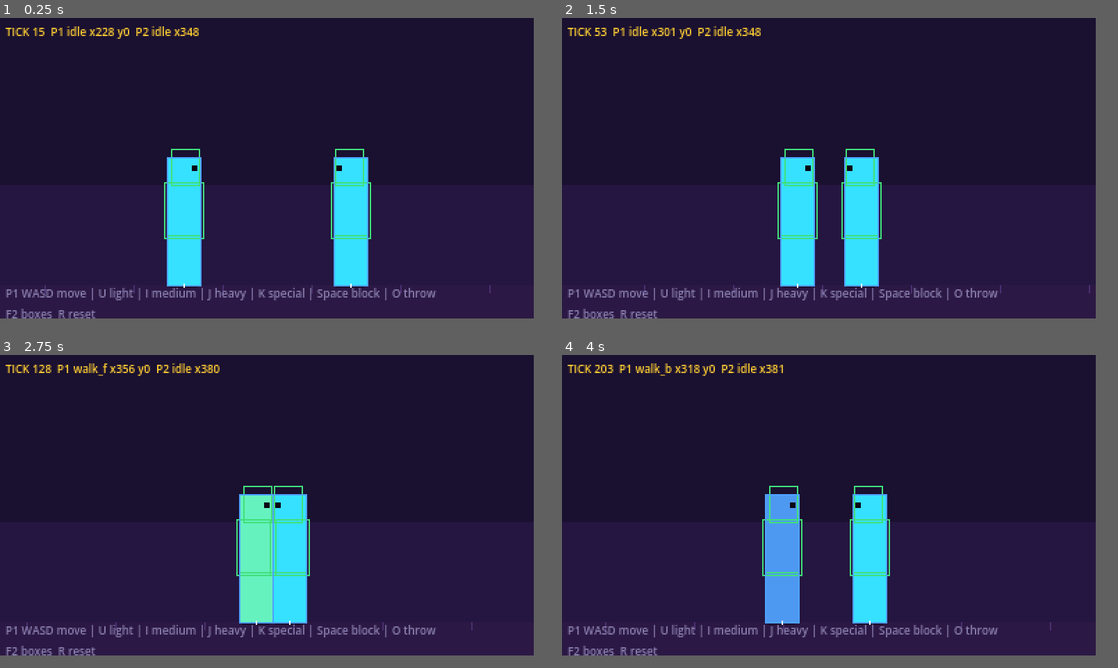
Above: before the commit, frames 1-4 (two rows, left to right).
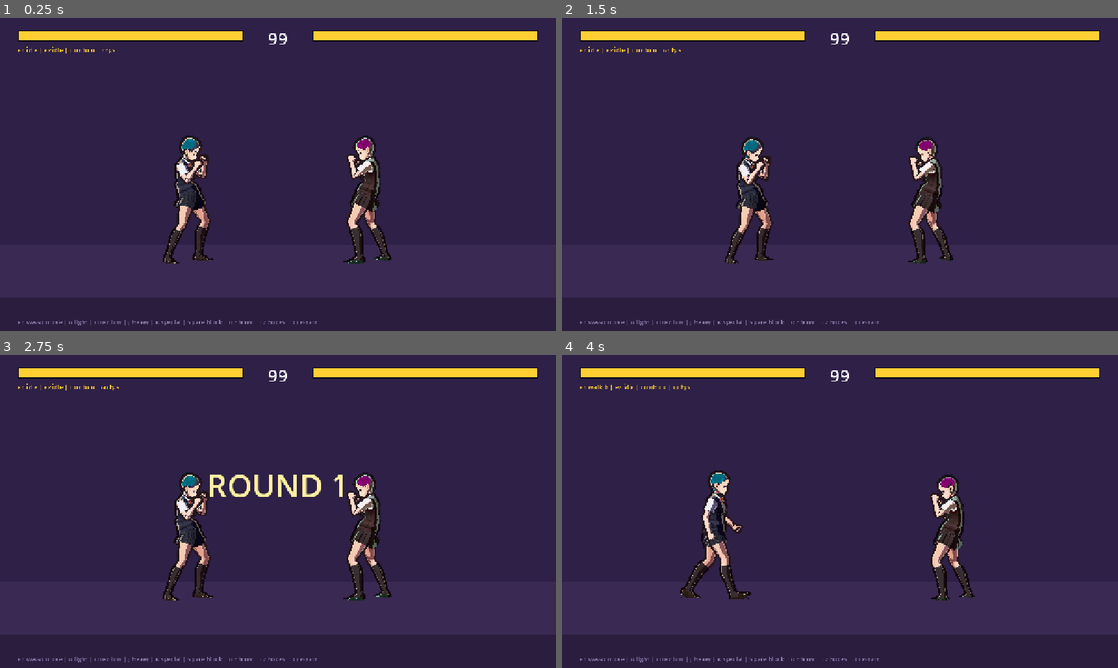
Above: after the commit, the same moments.

Repository: iice257/pixel-brawlers-v2
Game: Godot game, scene res://a0/a0_fight.tscn
Two runs of this game, one before a commit and one after it. Both use one fixed random seed, a clock stepped at 60 frames per second and the inputs below. Before the commit the project starts from res://ui/fight.tscn.
Inputs (mouse positions are in pixels of both pictures, inside the frame that each line leads up to):
- Up to frame 1 (0.25 s): no input
- Up to frame 2 (1.5 s): tap Enter at 0.5 s; move the mouse to (945, 152) at 0.52 s; hold D 0.53-1.25 s; tap R at 0.6 s; click (945, 152) at 0.67 s; tap Space at 0.77 s; drag from (723, 183) to (801, 227) at 1.27 s
- Up to frame 3 (2.75 s): move the mouse to (322, 439) at 2.02 s; hold D from 2.03 s (still down); tap Alt at 2.1 s
- Up to frame 4 (4 s): release D at 2.75 s; drag from (801, 564) to (667, 461) at 2.77 s; move the mouse to (990, 549) at 3.52 s; hold A from 3.53 s (still down); tap V at 3.6 s; tap Space at 3.77 s
In our replay, the window is 768x432 before the commit and 800x450 after it. These sizes can differ from the game's own. Grey fills any space a smaller window leaves; there, only what the larger window draws over its background counts as a difference.

The runs differ from the first frame. In frame 1, 11% of the frame differs, in the area x 1-97%, y 2-99%; in frame 2, 13%; in frame 3, 13%; in frame 4, 13%.

Commit message:
A0: main scene is the 3D fight scene, 1280x720 canvas_items, trim importer addons and sources from the web export

Diff:
--- a/project.godot
+++ b/project.godot
@@ -5,7 +5,7 @@
 
 config/name="Pixel Brawlers"
 config/description="2D pixel fighting game (v2, Godot 4)."
-run/main_scene="res://ui/fight.tscn"
+run/main_scene="res://a0/a0_fight.tscn"
 config/features=PackedStringArray("4.7", "GL Compatibility")
 
 [autoload]
@@ -14,12 +14,10 @@
 
 [display]
 
-window/size/viewport_width=384
-window/size/viewport_height=216
-window/size/window_width_override=1152
-window/size/window_height_override=648
-window/stretch/mode="viewport"
-window/stretch/scale_mode="integer"
+window/size/viewport_width=1280
+window/size/viewport_height=720
+window/stretch/mode="canvas_items"
+window/stretch/aspect="keep"
 
 [physics]
 
Not shown, changed: export_presets.cfg
